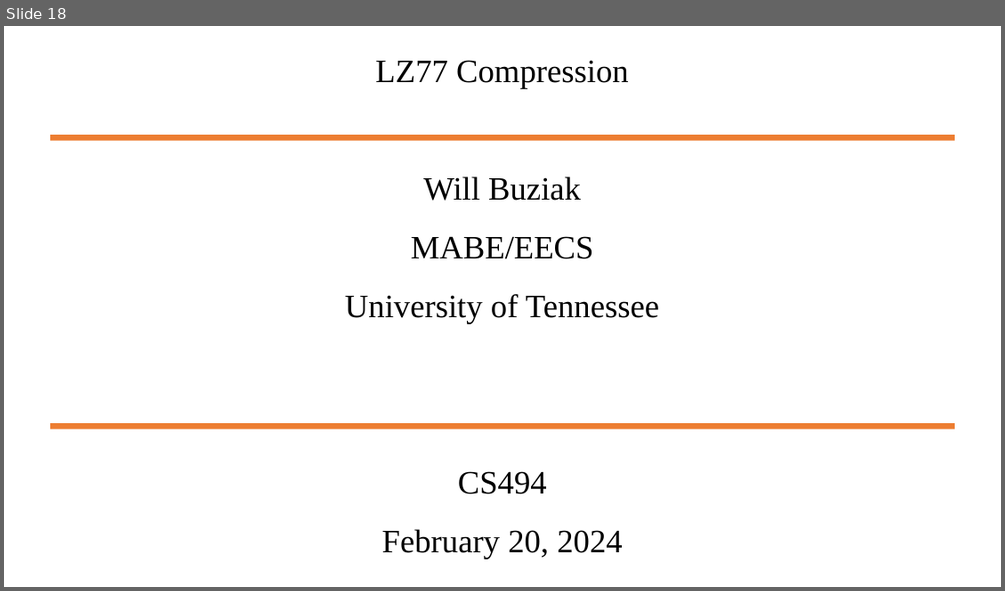
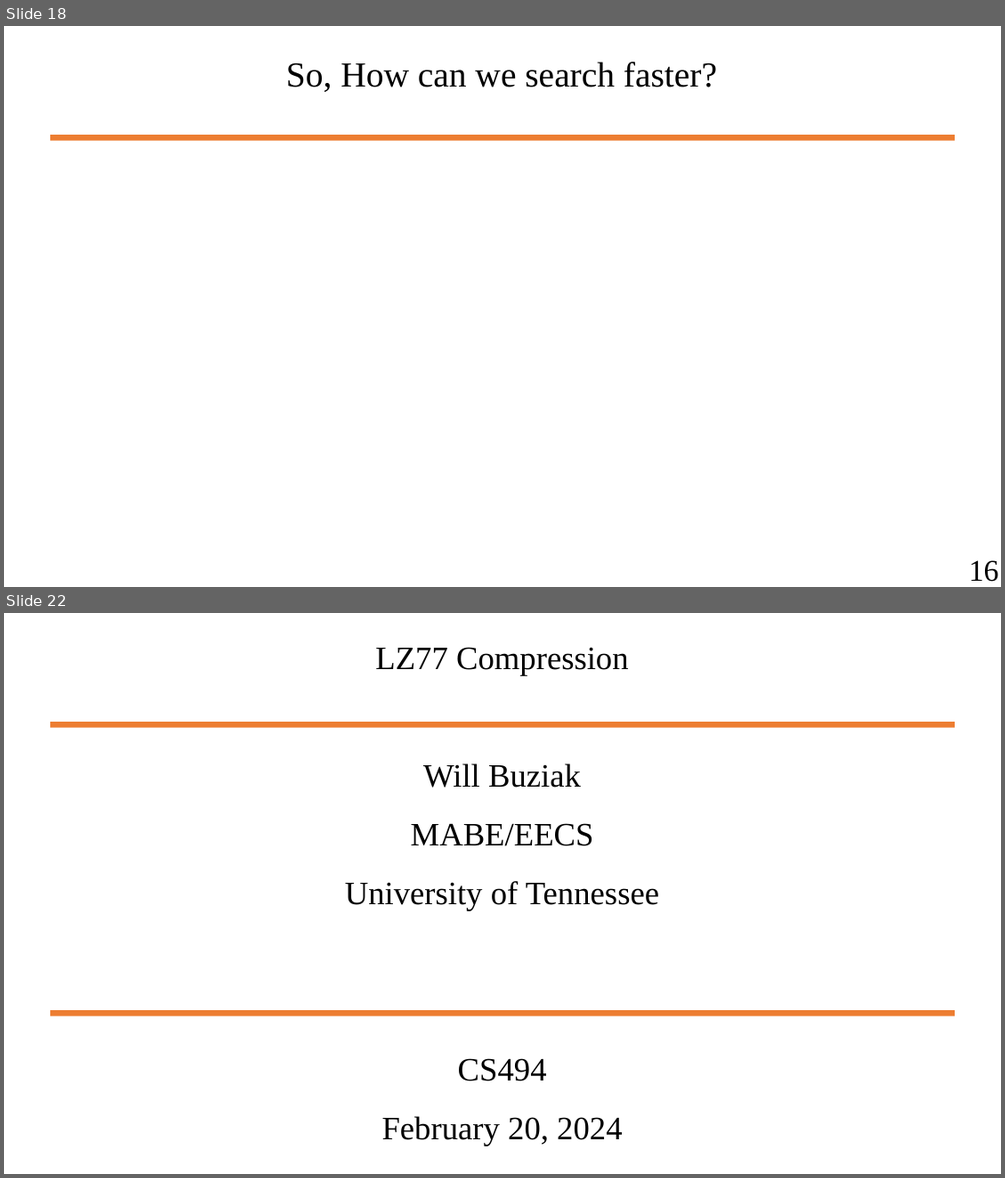
Before and after one commit to wbuz24/undergrad-repo, a slide deck: S24/cs494/notes/LZ77.pptx. Shown one above the other, each under a label of ours: slide 18 before the commit, slides 18 and 22 after it; the slides between them are not shown. The pictures are 1005x591 and 1005x1178 pixels, drawn with LibreOffice and Linux fonts; fonts in the diff are those of the drawing. Boxes give left, top, right and bottom in pixels: in the first picture for what was removed or moved away, otherwise in the second. Text is boxed around its words. In the diff, an @@ line names an element or a change of style, - is before the commit and + after.

```diff
--- a/S24/cs494/notes/LZ77.pptx
+++ b/S24/cs494/notes/LZ77.pptx
@@ slide 18 added at <box>4,26,1001,587</box>, background #FFFFFF @@
@@ text added at <box>286,62,717,92</box>, 28 pt, text #000000 @@
+So, How can we search faster?
@@ line added from (50, 137) to (955, 137), #ED7D31 4.51 pt @@
@@ text added at <box>969,560,999,581</box>, 24 pt, text #000000 @@
+16
@@ what was slide 18 is now slide 22 @@
```
Also in this commit, not shown: 6 slides changed, 3 other slides added, 18 other files.
